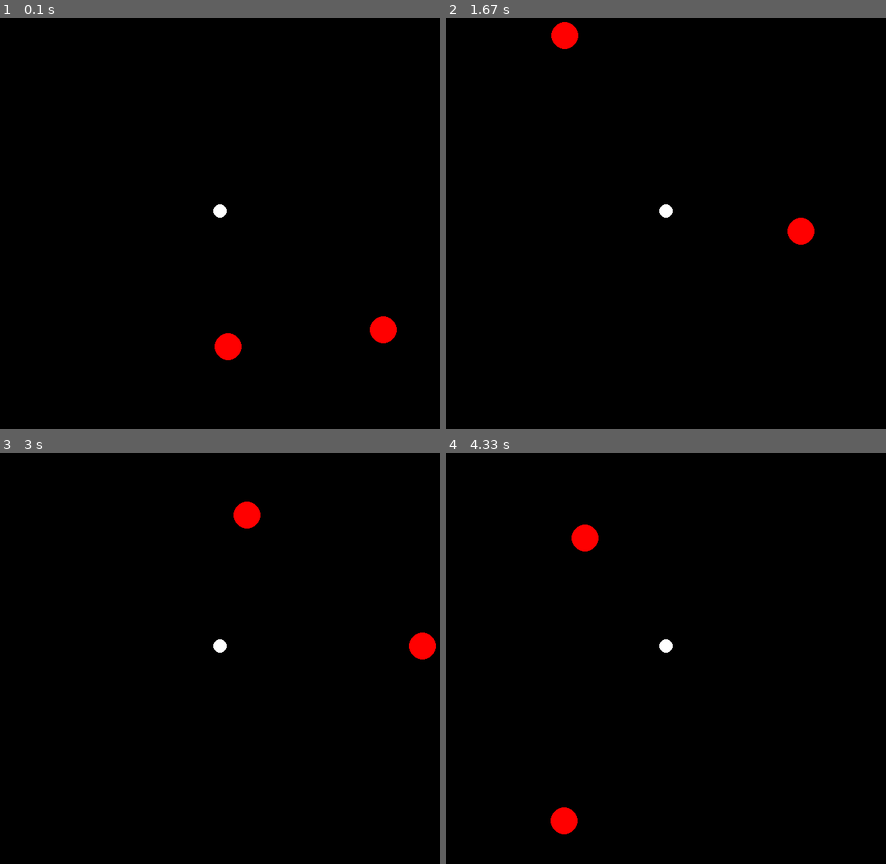
Above: before the commit, frames 1-4 (two rows, left to right).
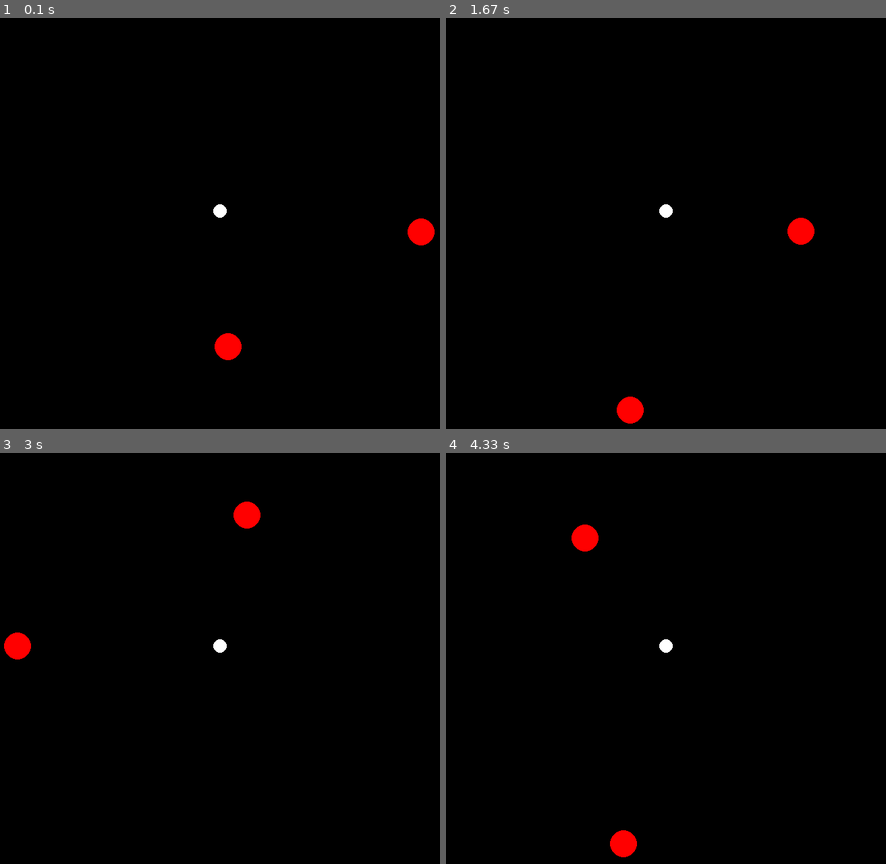
Above: after the commit, the same moments.

Repository: Dasani1/Pygame-Torture
Game: pygame game, started from Circle.py
Two runs of this game, one before a commit and one after it. Both use one fixed random seed, a clock stepped at 60 frames per second and the inputs below.
Inputs:
- Up to frame 1 (0.1 s): no input
- Up to frame 2 (1.67 s): no input
- Up to frame 3 (3 s): no input
- Up to frame 4 (4.33 s): no input

The runs differ from the first frame. In frame 1, 0.6% of the frame differs, in the area x 84-99%, y 48-80%; in frame 2, 0.6%; in frame 3, 0.6%; in frame 4, 0.6%.

Commit message:
Made it only spin half a circle, getting closer to the working pendulum every day...

Diff:
--- a/Circle.py
+++ b/Circle.py
@@ -32,6 +32,8 @@
         self.track = 0
         self.dir = True
         self.angle = 0
+        speed = 1
+        self.maths = ((speed/180)*math.pi) #Changed it to increasing 1 degree every time cause I like that more
 
     def math(self):
         #y^2 + x^2 = r^2
@@ -44,8 +46,17 @@
             self.y = -(rr - x)**0.5 + self.originy
 
     def real_math(self): #Method I learned from youtube... holy this was so much faster...
-        speed = 6
-        self.angle += ((speed/180)*math.pi) #Changed it to increasing 1 degree every time cause I like that more
+
+        if (self.angle >= math.pi and self.dir) or (self.angle <= 0 and not self.dir): #made it only spin half a circle
+            self.maths *= -1
+            self.dir = not self.dir
+
+
+        self.angle += self.maths
+        print(self.angle)
+        # print(math.degrees(self.angle))
+
+
 
         self.x = self.rr * math.cos(self.angle) + self.originx
         self.y = self.rr * math.sin(self.angle) + self.originy
@@ -55,6 +66,7 @@
         if (self.x >= self.originx + self.rr) or (self.x <= self.originx - self.rr):
             self.velx *= -1
             self.dir = not self.dir
+            print("gurt: yo")
 
         self.track += self.velx
         self.x += self.velx
